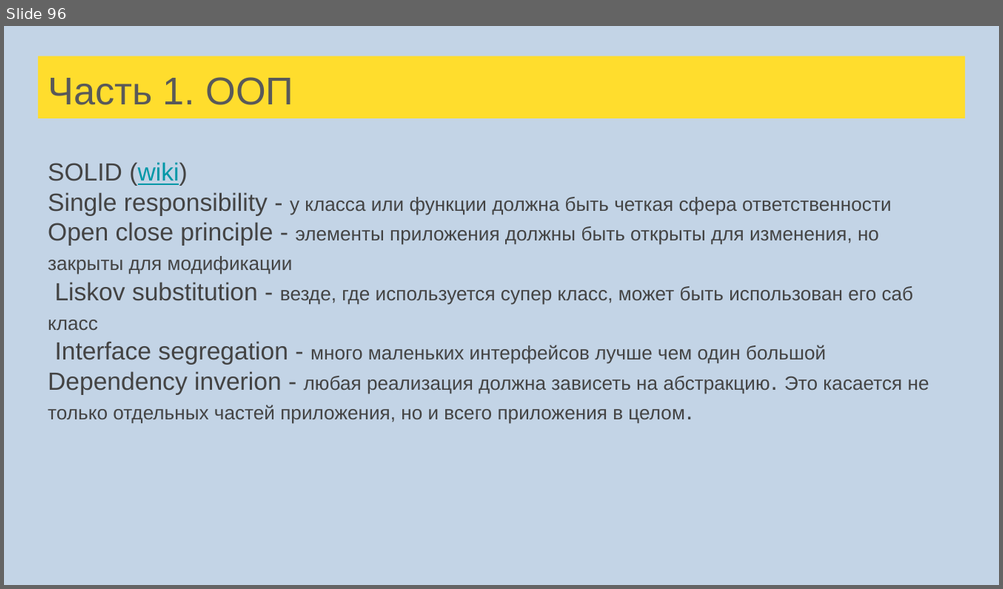
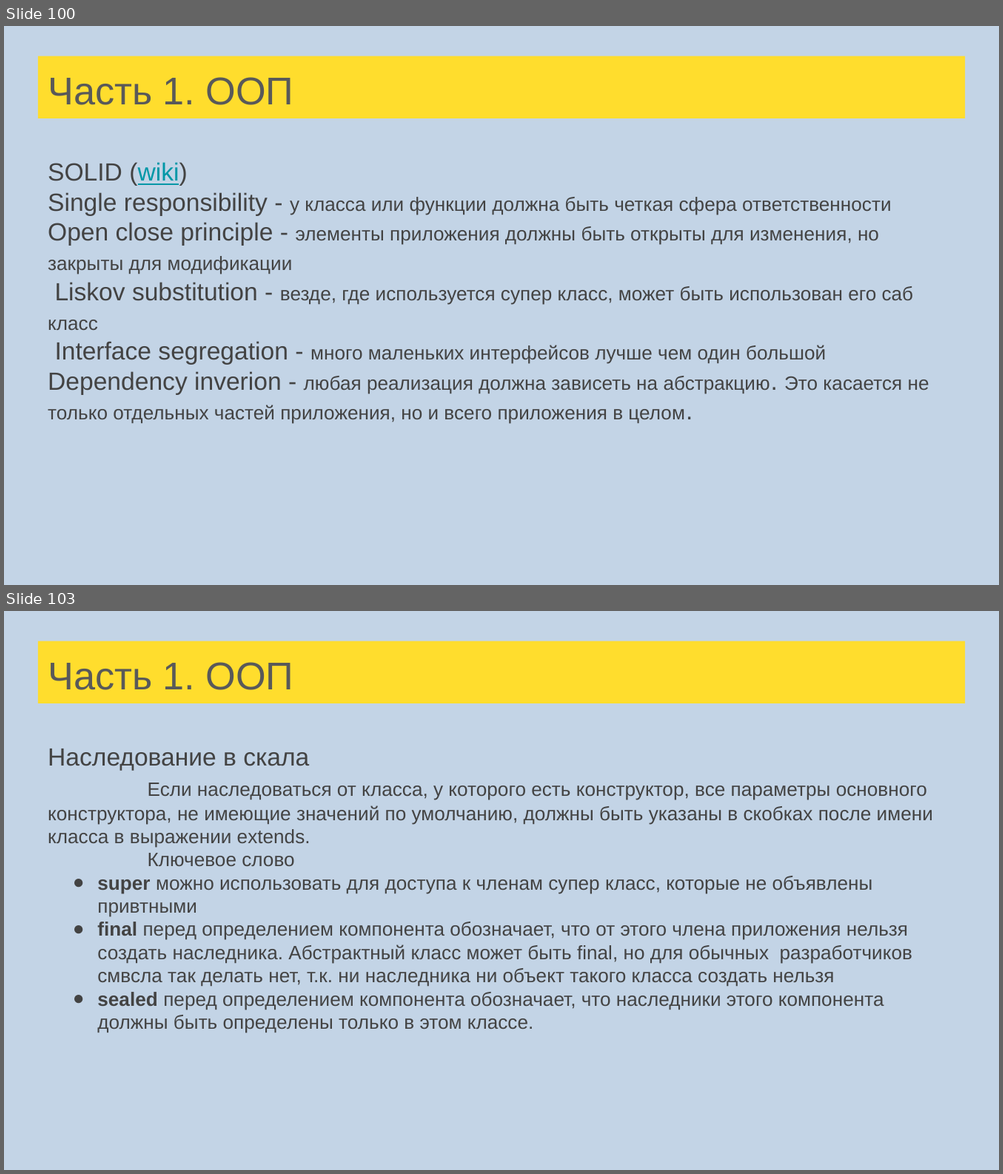
Before and after one commit to skye17/scala-school, a slide deck: src/main/resources/Лекции Scala для FinTech.pptx. Shown one above the other, each under a label of ours: slide 96 before the commit, slides 100 and 103 after it; the slides between them are not shown. The pictures are 1003x589 and 1003x1174 pixels, drawn with LibreOffice and Linux fonts; fonts in the diff are those of the drawing. Boxes give left, top, right and bottom in pixels: in the first picture for what was removed or moved away, otherwise in the second. Text is boxed around its words. In the diff, an @@ line names an element or a change of style, - is before the commit and + after.

```diff
--- a/src/main/resources/Лекции Scala для FinTech.pptx
+++ b/src/main/resources/Лекции Scala для FinTech.pptx
@@ slide 103 added at [4,611,999,1170], background #C3D4E6 @@
@@ title added at [38,641,965,703], fill #FFDD2D, 28 pt, text #595959 @@
+Часть 1. ООП
@@ text added at [48,749,933,1034], 14 pt, text #434343 @@
+Наследование в скала
+Если наследоваться от класса, у которого есть конструктор, все параметры основного конструктора, не имеющие значений по умолчанию, должны быть указаны в скобках после имени класса в выражении extends.
+Ключевое слово
+● super можно использовать для доступа к членам супер класс, которые не объявлены привтными
+● final перед определением компонента обозначает, что от этого члена приложения нельзя создать наследника. Абстрактный класс может быть final, но для обычных разработчиков смвсла так делать нет, т.к. ни наследника ни объект такого класса создать нельзя
+● sealed перед определением компонента обозначает, что наследники этого компонента должны быть определены только в этом классе.
@@ what was slide 96 is now slide 100 @@
```
Also in this commit, not shown: 5 slides changed, 16 other slides added, 1 slide removed, 20 other files.
